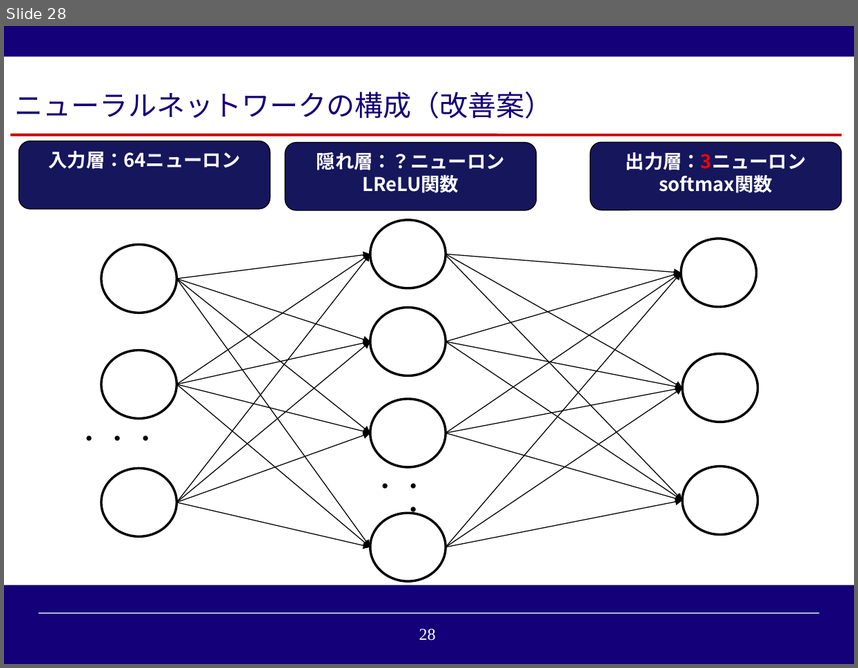
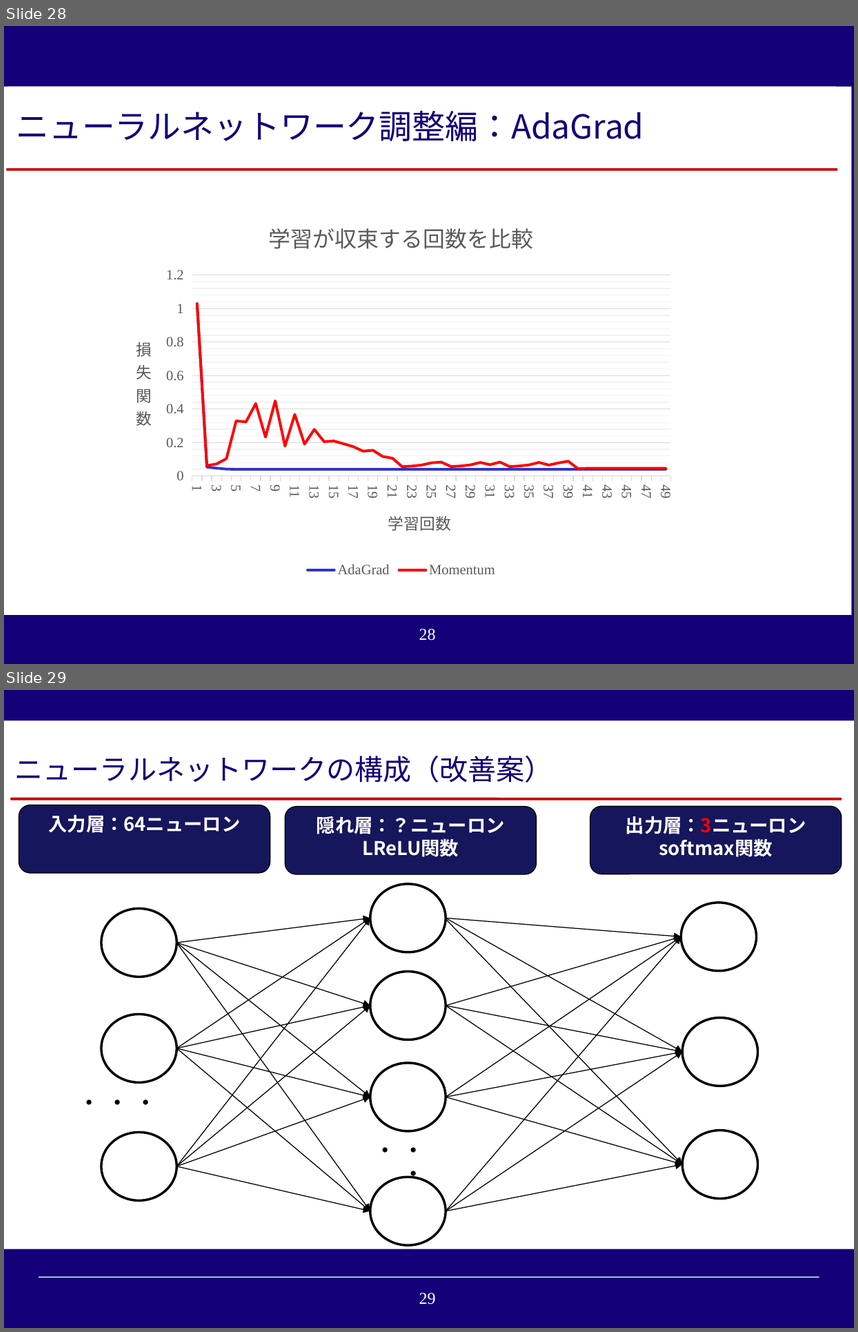
Before and after one commit to reversi-ir/ai-program, a slide deck: reversi-ai/result/オセロAI_技術アカデミー用説明資料.pptx. Shown one above the other, each under a label of ours: slide 28 before the commit, slides 28 and 29 after it. The pictures are 858x668 and 858x1332 pixels, drawn with LibreOffice and Linux fonts; fonts in the diff are those of the drawing; background and template pictures are left out. Boxes give left, top, right and bottom in pixels: in the first picture for what was removed or moved away, otherwise in the second. Text is boxed around its words. In the diff, an @@ line names an element or a change of style, - is before the commit and + after.

```diff
--- a/reversi-ai/result/オセロAI_技術アカデミー用説明資料.pptx
+++ b/reversi-ai/result/オセロAI_技術アカデミー用説明資料.pptx
@@ slide 28 added at (x1=4, y1=26, x2=854, y2=664), background #140078; not listed: 1 template element that a slide beside it also shows @@
@@ rectangle added at (x1=4, y1=86, x2=851, y2=615), fill #FFFFFF @@
@@ rectangle added at (x1=7, y1=86, x2=836, y2=165), fill #FFFFFF, 28 pt, text #140078 @@
+ニューラルネットワーク調整編：AdaGrad
@@ line added from (7, 170) to (838, 170), #CC0000 2.25 pt @@
@@ line chart added at (x1=118, y1=203, x2=685, y2=580) @@
+title "学習が収束する回数を比較 "
+categories: 1, 2, 3, 4, 5, 6, 7, 8, 9, 10, 11, 12, 13, 14, 15, 16, 17, 18, 19, 20, 21, 22, 23, 24, 25, 26, 27, 28, 29, 30, 31, 32, 33, 34, 35, 36, 37, 38, 39, 40, 41, 42, 43, 44, 45, 46, 47, 48, 49
+AdaGrad: 1.03, 0.05, 0.05, 0.04, 0.04, 0.04, 0.04, 0.04, 0.04, 0.04, 0.04, 0.04, 0.04, 0.04, 0.04, 0.04, 0.04, 0.04, 0.04, 0.04, 0.04, 0.04, 0.04, 0.04, 0.04, 0.04, 0.04, 0.04, 0.04, 0.04, 0.04, 0.04, 0.04, 0.04, 0.04, 0.04, 0.04, 0.04, 0.04, 0.04, 0.04, 0.04, 0.04, 0.04, 0.04, 0.04, 0.04, 0.04, 0.04
+Momentum: 1.03, 0.06, 0.07, 0.1, 0.33, 0.32, 0.43, 0.23, 0.45, 0.18, 0.37, 0.19, 0.28, 0.21, 0.21, 0.19, 0.18, 0.15, 0.15, 0.12, 0.11, 0.06, 0.06, 0.07, 0.08, 0.08, 0.06, 0.06, 0.07, 0.08, 0.07, 0.08, 0.06, 0.06, 0.07, 0.08, 0.07, 0.08, 0.09, 0.04, 0.05, 0.05, 0.05, 0.05, 0.05, 0.05, 0.05, 0.05, 0.05
@@ what was slide 28 is now slide 29 @@
@@ page number at (x1=419, y1=1292, x2=436, y2=1304): text changed @@
-28
+29
```
Also in this commit, not shown: 2 slides changed, 1 other slide added, 1 slide removed, 9 other files.
